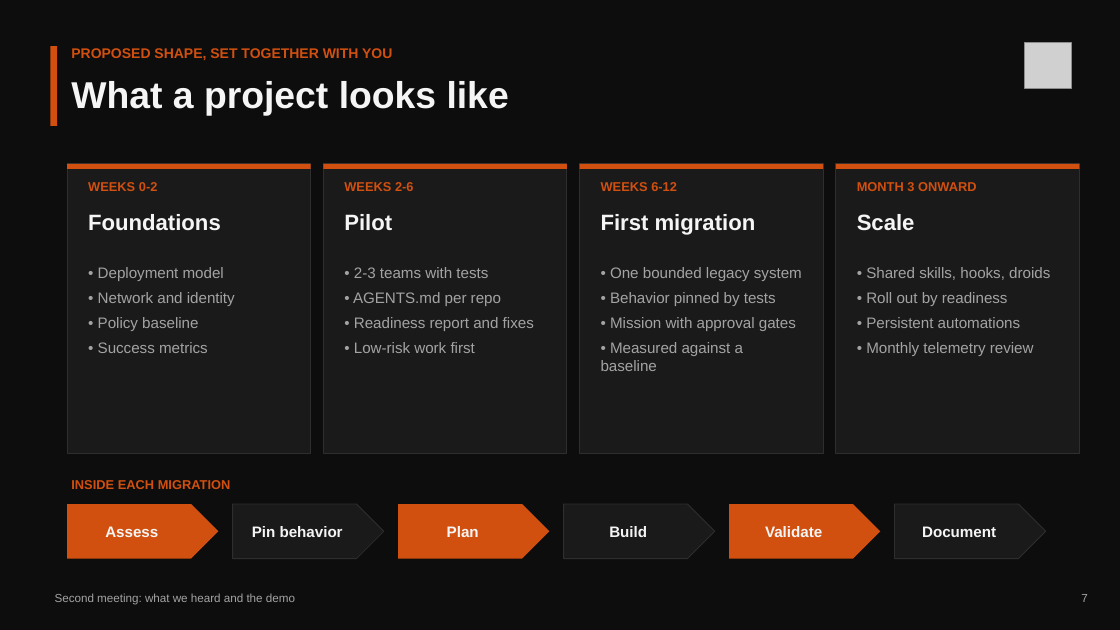
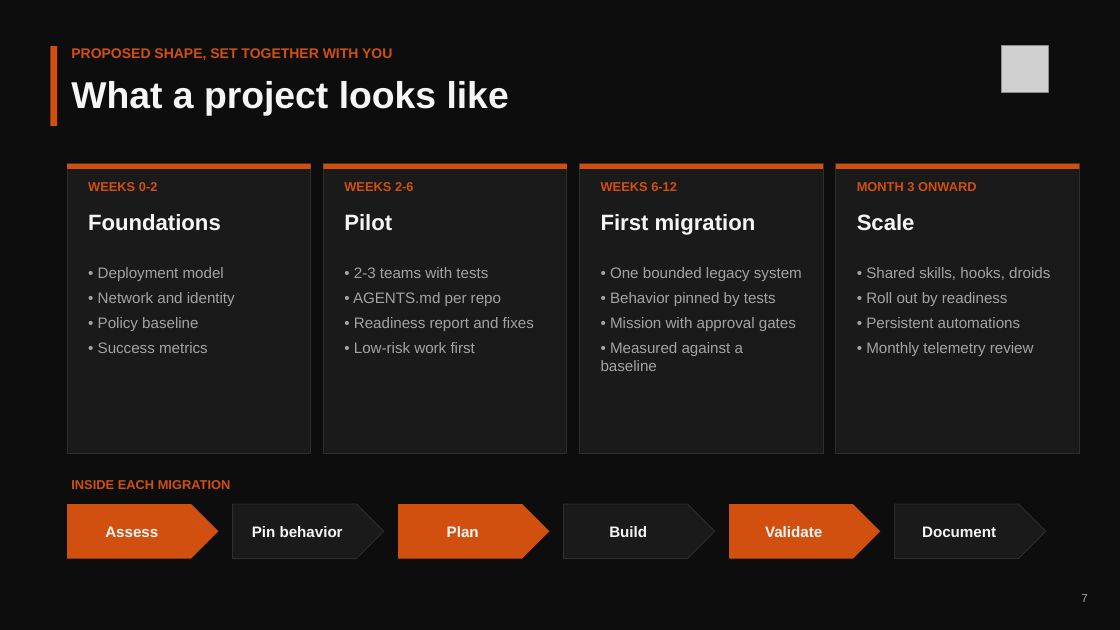
Before and after one commit to amrosman-personal-2023/FactoryApp, a slide deck: slide 7 of Documents/Factory-Second-Meeting.pptx. Drawn at 1120x630 pixels with LibreOffice and Linux fonts; fonts in the diff are those of the drawing; grey boxes stand for pictures. Boxes give left, top, right and bottom in pixels: in the first picture for what was removed or moved away, otherwise in the second. Text is boxed around its words. In the diff, an @@ line names an element or a change of style, - is before the commit and + after.

```diff
--- a/Documents/Factory-Second-Meeting.pptx
+++ b/Documents/Factory-Second-Meeting.pptx
@@ picture moved from (x1=1025, y1=42, x2=1071, y2=88) to (x1=1002, y1=46, x2=1049, y2=92) @@
@@ text removed at (x1=55, y1=593, x2=295, y2=605) @@
-Second meeting: what we heard and the demo
```
Also in this commit, not shown: 6 other slides changed, 1 slide added, 1 slide removed, 1 other file.
